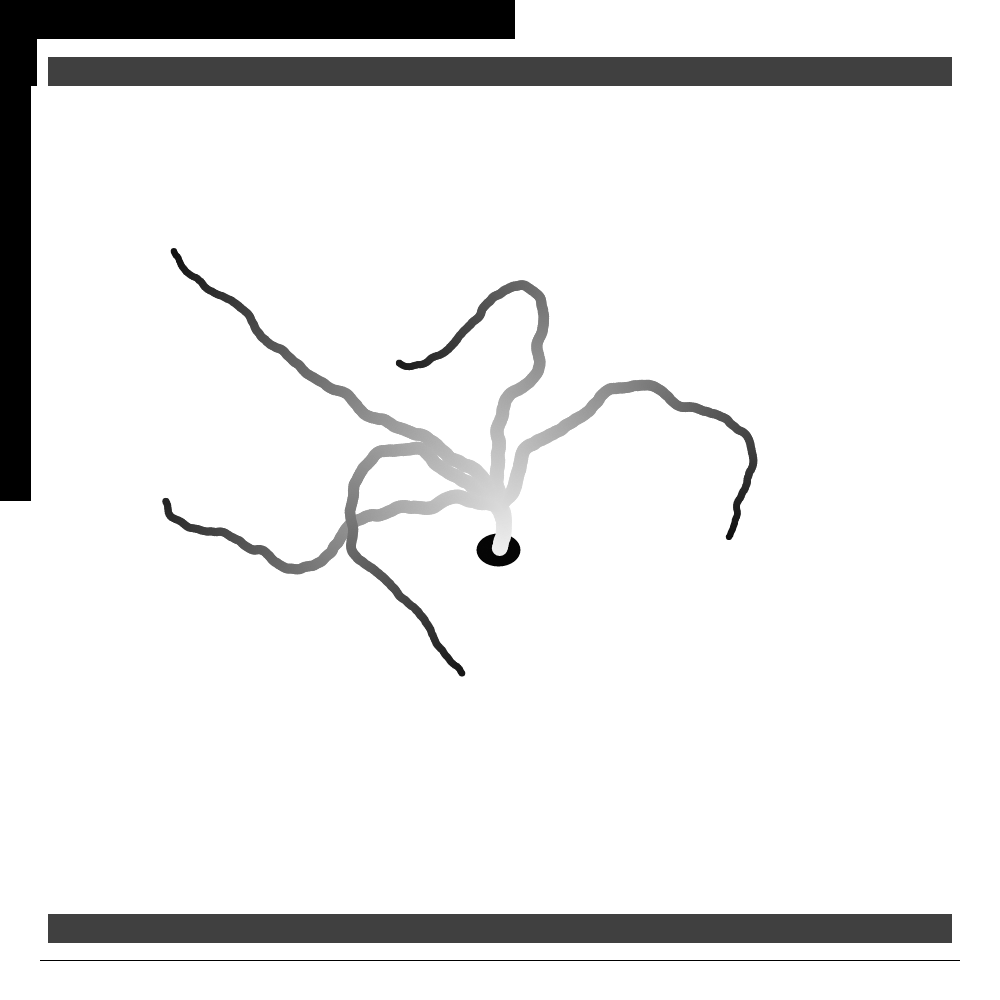
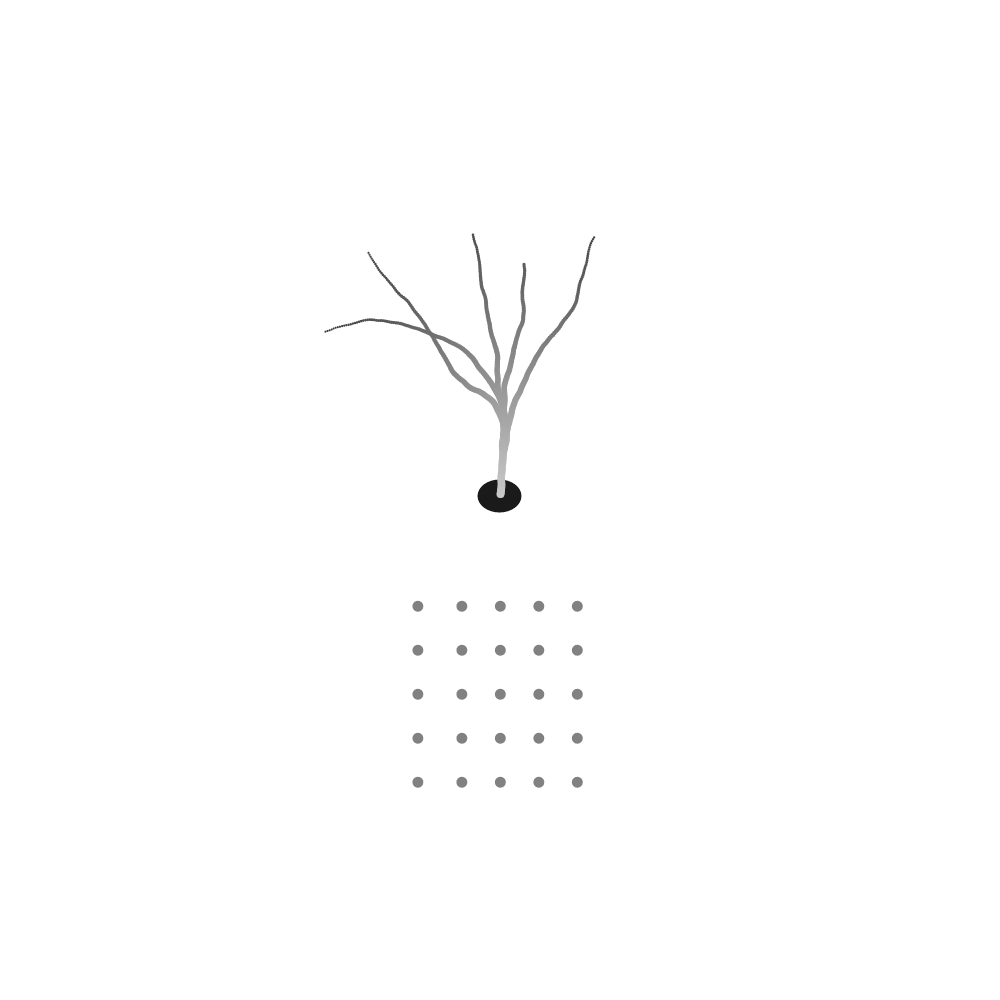
Layers edited between the first and the second (1000, 1000) image:
added layer "Layer 24" above "Layer 23" over bbox(31, 33, 960, 961)
hid "Layer 23" over bbox(162, 233, 758, 788)
hid "Layer 22" over bbox(162, 233, 758, 788)
hid "Layer 21" over bbox(162, 233, 758, 788)
hid "Layer 19" over bbox(48, 57, 952, 943)
hid "Layer 18" over bbox(162, 233, 758, 788)
hid "Layer 17" over bbox(162, 233, 758, 788)
hid "Layer 16" over bbox(162, 233, 758, 788)
hid "Layer 15" over bbox(170, 233, 758, 788)
hid "Layer 14" over bbox(162, 233, 758, 788)
hid "Layer 13" over bbox(162, 233, 758, 788)
hid "Layer 12" over bbox(162, 233, 758, 788)
hid "Layer 11" over bbox(58, 76, 941, 923)
hid "Layer 10" over bbox(48, 57, 952, 943)
hid "Layer 9" over bbox(48, 57, 952, 943)
hid "Layer 8" over bbox(206, 233, 758, 788)
hid "Layer 7" over bbox(40, 57, 960, 961)
hid "Layer 6" over bbox(162, 233, 758, 788)
hid "Layer 5" over bbox(48, 57, 952, 943)
hid "Layer 4" over bbox(48, 57, 952, 943)
hid "Layer 3" over bbox(52, 57, 948, 943)
hid "Layer 2" over bbox(162, 233, 758, 788)
hid "Layer 1" over bbox(0, 0, 515, 501)
